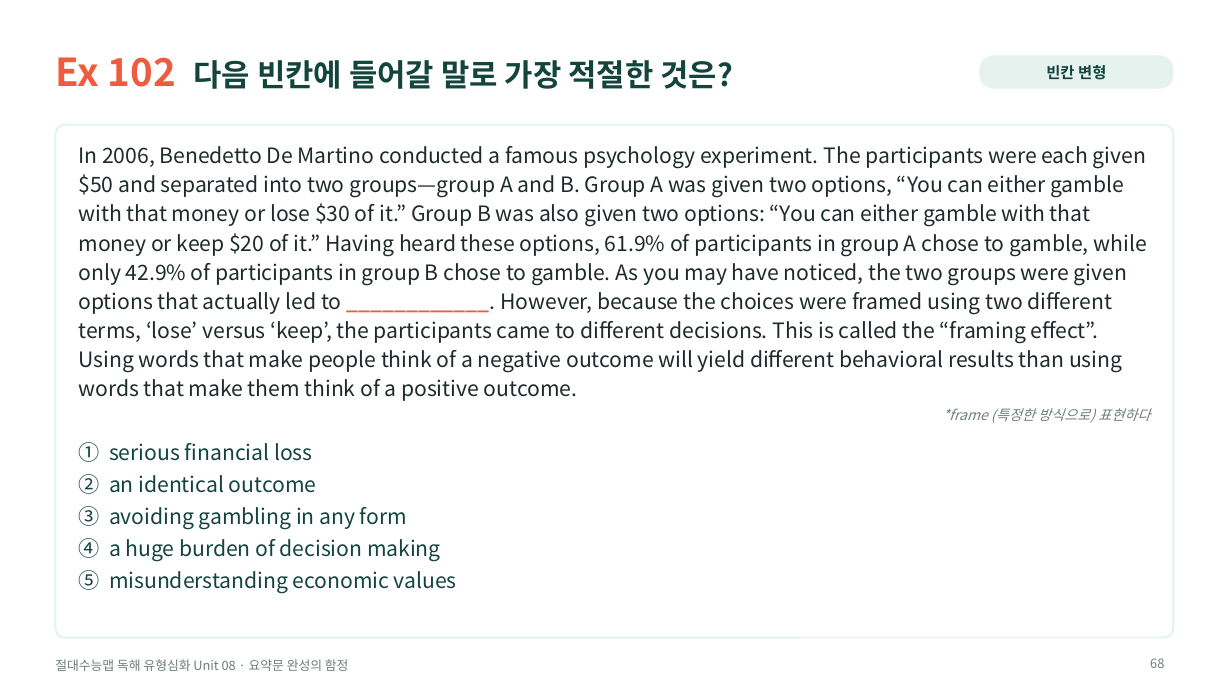
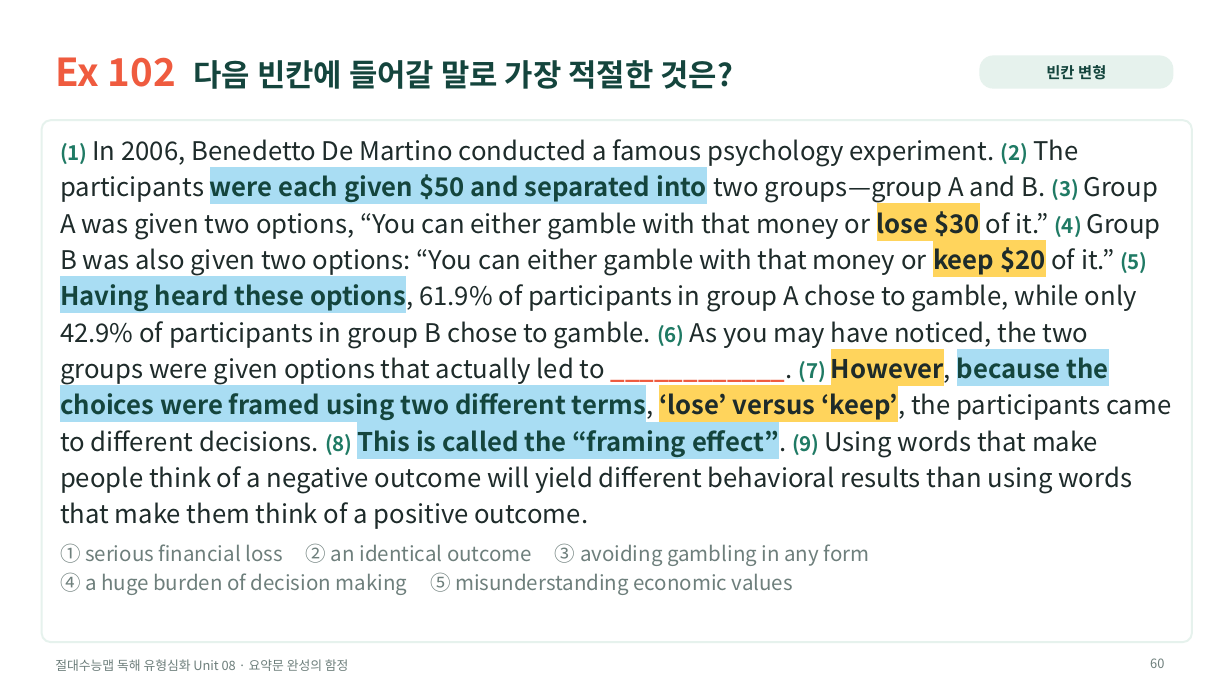
Before and after one commit to HUFSDavid/HUFSDavid, a slide deck: slide 60 of 절대수능맵_독해유형심화_Unit08_수업PPT.pptx (slide 68 before the commit). Drawn at 1232x693 pixels with LibreOffice and Linux fonts; fonts in the diff are those of the drawing. Boxes give left, top, right and bottom in pixels: in the first picture for what was removed or moved away, otherwise in the second. Text is boxed around its words. In the diff, an @@ line names an element or a change of style, - is before the commit and + after.

```diff
--- a/절대수능맵_독해유형심화_Unit08_수업PPT.pptx
+++ b/절대수능맵_독해유형심화_Unit08_수업PPT.pptx
@@ rounded rectangle: place and size @@
-rounded rectangle at <box>55,125,1174,638</box>
+rounded rectangle at <box>42,120,1192,642</box>
@@ text at <box>60,139,1171,595</box>: text changed; size 16.5 to 20 pt @@
-In 2006, Benedetto De Martino conducted a famous psychology experiment. The participants were each given $50 and separated into two groups—group A and B. Group A was given two options, “You can either gamble with that money or lose $30 of it.” Group B was also given two options: “You can either gamble with that money or keep $20 of it.” Having heard these options, 61.9% of participants in group A chose to gamble, while only 42.9% of participants in group B chose to gamble. As you may have noticed, the two groups were given options that actually led to ____________. However, because the choices were framed using two different terms, ‘lose’ versus ‘keep’, the participants came to different decisions. This is called the “framing effect”. Using words that make people think of a negative outcome will yield different behavioral results than using words that make them think of a positive outcome.
-*frame (특정한 방식으로) 표현하다
-① serious financial loss
-② an identical outcome
-③ avoiding gambling in any form
-④ a huge burden of decision making
-⑤ misunderstanding economic values
+(1) In 2006, Benedetto De Martino conducted a famous psychology experiment. (2) The participants were each given $50 and separated into two groups—group A and B. (3) Group A was given two options, “You can either gamble with that money or lose $30 of it.” (4) Group B was also given two options: “You can either gamble with that money or keep $20 of it.” (5) Having heard these options, 61.9% of participants in group A chose to gamble, while only 42.9% of participants in group B chose to gamble. (6) As you may have noticed, the two groups were given options that actually led to ____________. (7) However, because the choices were framed using two different terms, ‘lose’ versus ‘keep’, the participants came to different decisions. (8) This is called the “framing effect”. (9) Using words that make people think of a negative outcome will yield different behavioral results than using words that make them think of a positive outcome.
+① serious financial loss ② an identical outcome ③ avoiding gambling in any form ④ a huge burden of decision making ⑤ misunderstanding economic values
@@ page number at <box>1150,658,1164,668</box>: text changed @@
-68
+60
```
Also in this commit, not shown: 51 other slides changed, 14 slides added, 29 slides removed, 5 other files.
